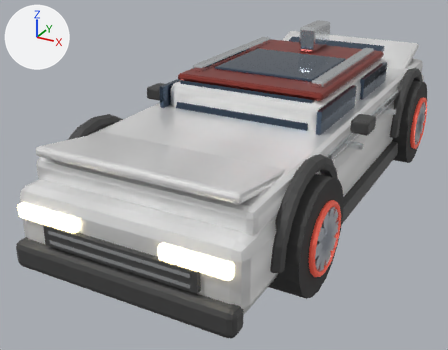
The glTF model game/assets/car.glb as it was, and as the next commit left it.
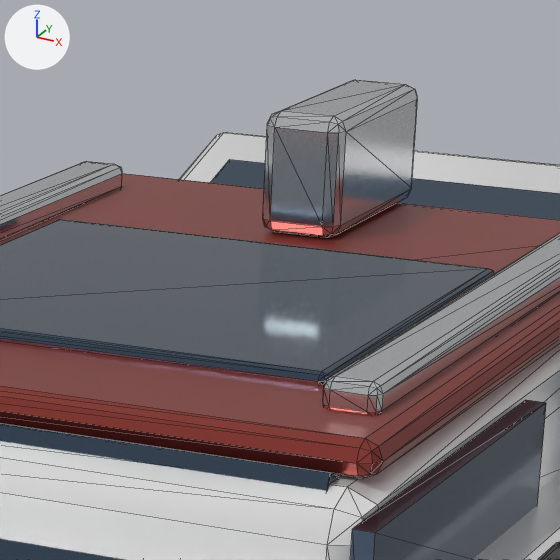
There are two pictures of each version: one whole from a camera (50 mm lens) standing at (2.41, -5.39, 2.74) and looking at (-0.34, -0.39, 0.24), one close up on the part from 55% to 80% of the width and 1% to 34% of the height. The axes (+X, +Y, +Z) are drawn at upper left. The lights are the same throughout. The first two pictures are the older version. The close-ups show mesh edges as thin lines. Where no turn or scale is listed for an object, it has been applied to the vertices. Vertices at exactly the same position are counted once.

In view in the first close-up: 'Body'.
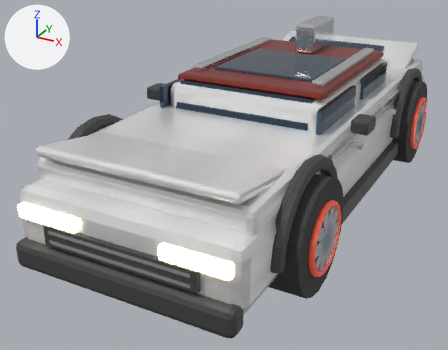
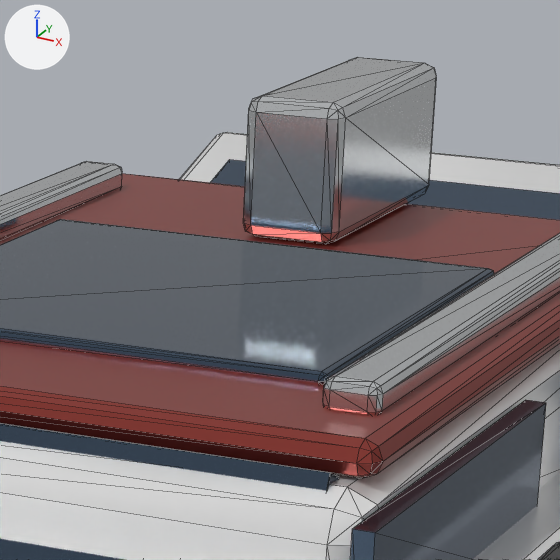
Boxes [x1, y1, x2, y2] around the edits, measured in the close-ups (560 x 560 px; the box of a moved part takes in the faces that stretch with it):
```json
{"object": "Body", "change": "reshaped", "before": [0, 80, 560, 560], "after": [0, 57, 560, 560]}
{"part": 1, "of": "me_cube", "change": "moved or reshaped", "before": [263, 80, 418, 238], "after": [243, 57, 437, 244]}
{"part": 2, "of": "me_cube", "change": "surface changed", "before": [323, 116, 338, 238], "after": [321, 103, 337, 244]}
```

Scene script edits in JSON lines:
```json
{"block": "me_cube", "where": "# used by ob_body; location = (0.0, 0.0, 0.0)"}
{"op": "remove", "block": "me_cube", "code": "me_cube.from_pydata(...)  # 1608 vertices, 2956 faces; spans x -1.12..1.12, y -2.59..2.72, z 0.02..1.54"}
{"op": "add", "block": "me_cube", "code": "me_cube.from_pydata(...)  # 1608 vertices, 2956 faces; spans x -1.12..1.12, y -2.59..2.72, z 0.02..1.58"}
{"block": "me_cube", "change": "me_cube part 1: the loose piece of 56 vertices spanning x -0.09..0.09, y 0.8..1.3, z 1.28..1.54 is scaled about its middle by (1.27, 1.26, 1.18), then moved by (0.0, 0.0, 0.02)"}
{"block": "me_cube", "change": "me_cube part 2: 8 kept faces spanning x 0.08..0.1, y 0.74..1.36, z 1.28..1.58 get new texture (UV) coordinates"}
```
